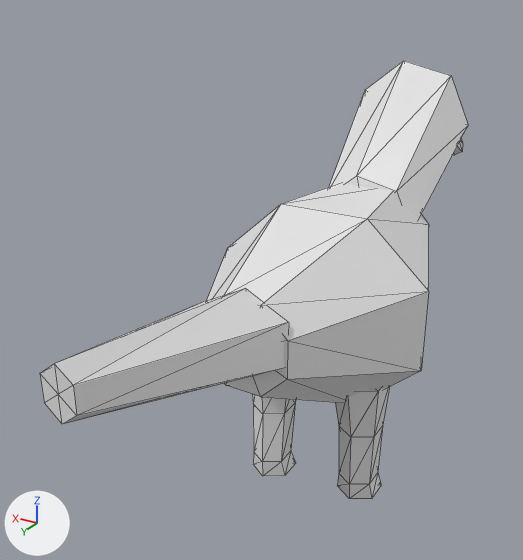
Before and after pictures for a commit that changed the OBJ model data/animals/pica_pau/eat/0.obj.
Rendered twice from a 50 mm lens placed at (-0.281, 0.578, 0.507), pointed at (0.067, -0.001, 0.218). The lights are fixed; the arrows at lower left show +X, +Y and +Z. The first picture is the older version. Mesh edges are drawn as thin lines. Where no turn or scale is listed for an object, it has been applied to the vertices.

Objects in the first picture: 'pica_pau_eat_0'.
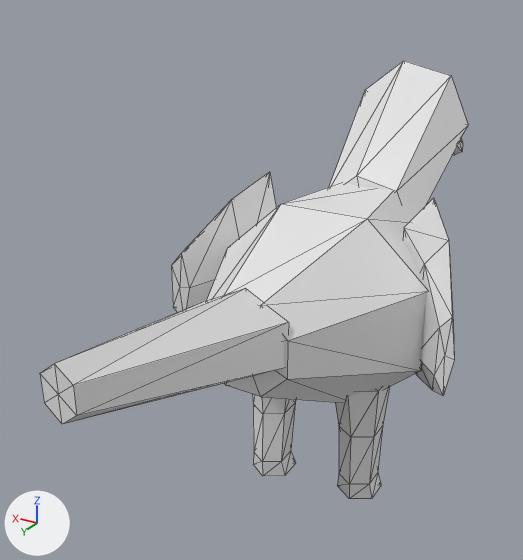
Changed parts and their boxes [x1, y1, x2, y2] in the pictures (523 x 560 px):
part 1 of me_pica_pau_eat_0, added: after [403, 198, 454, 395]
part 2 of me_pica_pau_eat_0, added: after [171, 172, 276, 312]

Diff of the bpy script that builds the scene:
```diff
--- a/data/animals/pica_pau/eat/0.obj.py
+++ b/data/animals/pica_pau/eat/0.obj.py
@@ me_pica_pau_eat_0 @@
 # used by ob_pica_pau_eat_0; location = (0.0, 0.0, 0.0)
-me_pica_pau_eat_0.from_pydata(...)  # 122 vertices, 220 faces; spans x -0.106..0.106, y -0.406..0.334, z 0.0..0.413
+me_pica_pau_eat_0.from_pydata(...)  # 156 vertices, 280 faces; spans x -0.147..0.145, y -0.406..0.334, z 0.0..0.413
+# me_pica_pau_eat_0 part 1: a new loose piece of 17 vertices spanning x -0.147..-0.065, y -0.038..0.045, z 0.139..0.32
+# me_pica_pau_eat_0 part 2: a new loose piece of 17 vertices spanning x 0.06..0.145, y -0.039..0.045, z 0.139..0.32
```
